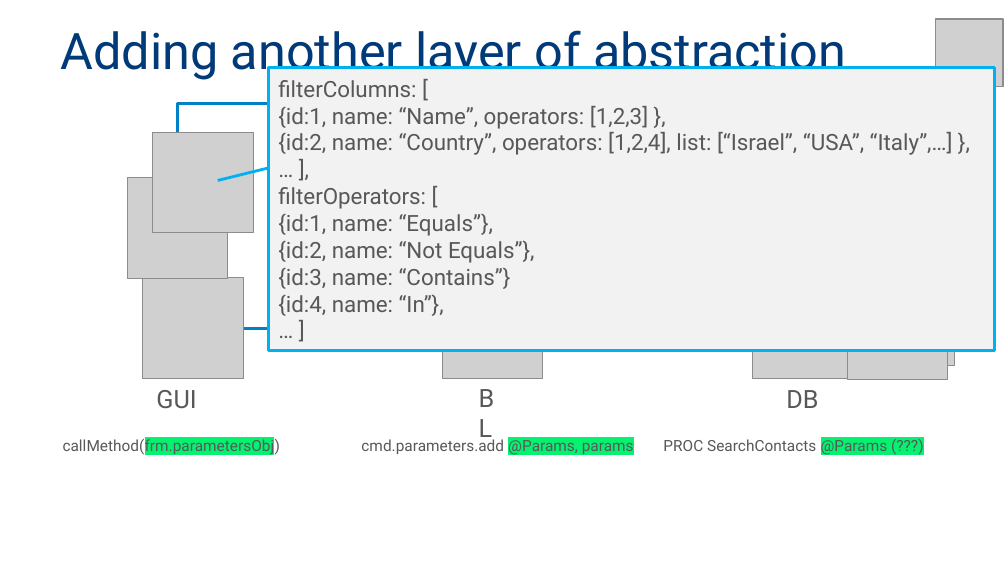
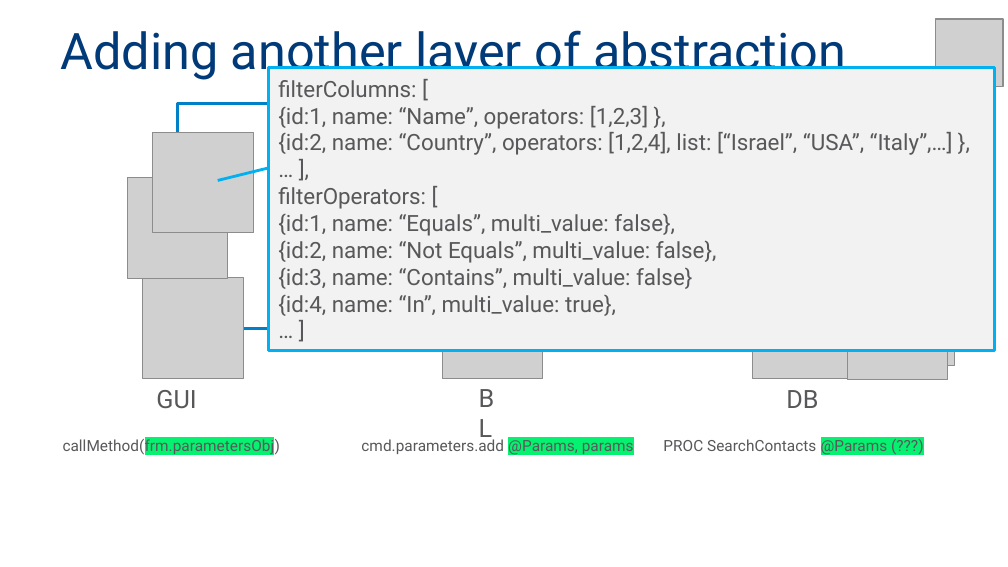
Before and after one commit to MadeiraData/DynamicFilters, a slide deck: slide 19 of DynamicFilters_Presentation_Eng.pptx (slide 18 before the commit). Drawn at 1008x567 pixels with LibreOffice and Linux fonts; fonts in the diff are those of the drawing; grey boxes stand for pictures; background and template pictures are left out. Boxes give left, top, right and bottom in pixels: in the first picture for what was removed or moved away, otherwise in the second. Text is boxed around its words. In the diff, an @@ line names an element or a change of style, - is before the commit and + after.

```diff
--- a/DynamicFilters_Presentation_Eng.pptx
+++ b/DynamicFilters_Presentation_Eng.pptx
@@ text in border callout at bbox=[278, 214, 717, 316]: text changed @@
-{id:1, name: “Equals”},
-{id:2, name: “Not Equals”},
-{id:3, name: “Contains”}
-{id:4, name: “In”},
-… ]
+{id:1, name: “Equals”, multi_value: false},
+{id:2, name: “Not Equals”, multi_value: false},
+{id:3, name: “Contains”, multi_value: false}
+{id:4, name: “In”, multi_value: true},
+… ]
```
Also in this commit, not shown: 7 other slides changed, 3 slides added, 2 slides removed.
